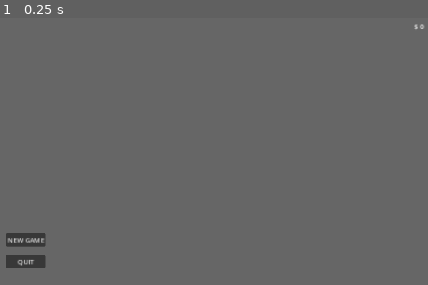
Above: before the commit, frame 1.
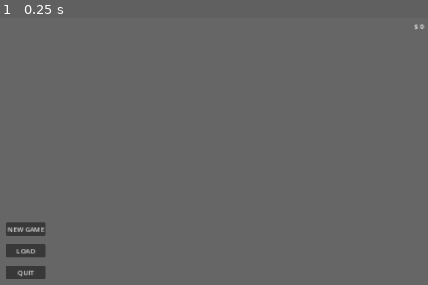
Above: after the commit, the same moment.

Repository: chaurunda/ClickerGodot
Game: Godot game, scene res://main.tscn
Same seed, same stepped clock (60 frames per second), same inputs: the game is played once before the commit and once after it.
Inputs:
- Up to frame 1 (0.25 s): no input

The runs differ from the first frame. In frame 1, 1.3% of the frame differs, in the area x 1-11%, y 76-98%.

Commit message:
chore: Update button labels and add new hero modal visibility

Diff:
--- /dev/null
+++ b/components/HeroModal/modal.gd
@@ -0,0 +1,14 @@
+extends Node2D
+
+@export var heroButtonPackedScene: PackedScene
+@onready var grid = $GridContainer
+
+# Called when the node enters the scene tree for the first time.
+func _ready():
+	var listOfHerosName = HeroManager.listOfHeroName
+	for hero in listOfHerosName:
+		var heroButton = heroButtonPackedScene.instantiate()
+		heroButton.heroCost = hero.cost
+		heroButton.text = hero.name
+		heroButton.heroID = hero.id
+		grid.add_child(heroButton)
--- /dev/null
+++ b/components/HeroModal/modal.tscn
@@ -0,0 +1,22 @@
+[gd_scene load_steps=5 format=3 uid="uid://bwh5nrneuow1c"]
+
+[ext_resource type="Script" path="res://components/HeroModal/modal.gd" id="1_bxhp4"]
+[ext_resource type="PackedScene" uid="uid://741wlsb1lem4" path="res://components/NewHeroButton/newHeroButton.tscn" id="2_q6wh3"]
+
+[sub_resource type="Gradient" id="Gradient_sax4q"]
+colors = PackedColorArray(0.2, 0.117647, 0.105882, 1, 0.2, 0.117647, 0.105882, 1)
+
+[sub_resource type="GradientTexture2D" id="GradientTexture2D_rq6l8"]
+gradient = SubResource("Gradient_sax4q")
+
+[node name="Modal" type="Node2D"]
+script = ExtResource("1_bxhp4")
+heroButtonPackedScene = ExtResource("2_q6wh3")
+
+[node name="Sprite2D" type="Sprite2D" parent="."]
+texture = SubResource("GradientTexture2D_rq6l8")
+
+[node name="GridContainer" type="GridContainer" parent="."]
+offset_right = 40.0
+offset_bottom = 40.0
+columns = 5
--- a/components/Menu/menu.tscn
+++ b/components/Menu/menu.tscn
@@ -41,7 +41,6 @@
 "
 
 [node name="LoadButton" type="Button" parent="GridContainer"]
-visible = false
 layout_mode = 2
 text = "LOAD"
 
--- /dev/null
+++ b/components/NewHeroButton/newHeroButton.gd
@@ -0,0 +1,14 @@
+extends Button
+
+var heroCost: int
+var heroID: Hero.HEROID
+# Called when the node enters the scene tree for the first time.
+func _ready():
+	pass # Replace with function body.
+
+func _on_pressed():
+	if MoneyHandler.getCurrentMoney() >= heroCost:
+		MoneyHandler.decreaseMoney(heroCost)
+		if Heroes.listOfHeroes.size() > GameState.obtainedHeroes.size():
+			var newHero = Hero.new(heroID, 1, Stats.new(20,10,0))
+			newHero.create()
--- /dev/null
+++ b/components/NewHeroButton/newHeroButton.tscn
@@ -0,0 +1,8 @@
+[gd_scene load_steps=2 format=3 uid="uid://741wlsb1lem4"]
+
+[ext_resource type="Script" path="res://components/NewHeroButton/newHeroButton.gd" id="1_mb1gh"]
+
+[node name="NewHero" type="Button"]
+script = ExtResource("1_mb1gh")
+
+[connection signal="pressed" from="." to="." method="_on_pressed"]
--- a/components/Tavern/tavern.gd
+++ b/components/Tavern/tavern.gd
@@ -1,8 +1,9 @@
 extends Area2D
 
 @onready var UINode = $UI
-@onready var upgradeButton = $UI/UpgradeButton
+@onready var upgradeButton = $UI/GridContainer/UpgradeButton
 @onready var getNewHeroButton = $UI/GetNewHeroButton
+@onready var modal = $Modal
 @export var heroBaseCost := 200
 @export var growth := 1.07
 
@@ -11,7 +12,6 @@
 
 func _ready():
 	setUpgradeButtonLabel()
-	setNewHeroButtonLabel()
 
 func _process(_delta):
 	pass
@@ -25,22 +25,12 @@
 		tavernUpgradeCost += tavernUpgradeCost
 		setUpgradeButtonLabel()
 
-func _on_get_new_hero_button_pressed():
-	if MoneyHandler.getCurrentMoney() >= getCostPerLevel():
-		MoneyHandler.decreaseMoney(getCostPerLevel())
-		if Heroes.listOfHeroes.size() > GameState.obtainedHeroes.size():
-			var newHero = Heroes.listOfHeroes[GameState.obtainedHeroes.size() - 1]
-			newHero.create()
-			setNewHeroButtonLabel()
 
 func _on_close_button_pressed():
 	UINode.visible = false
 
 func setUpgradeButtonLabel():
 	upgradeButton.text = "Level %d Upgrade $ %d" % [tavernBuilding.buildingLevel, tavernUpgradeCost]
-
-func setNewHeroButtonLabel():
-	getNewHeroButton.text = "Get New Hero $ %d" % [getCostPerLevel()]
 
 func getCostPerLevel():
 	return heroBaseCost * (growth ** GameState.obtainedHeroes.size())
@@ -52,3 +42,6 @@
 		"parent" : get_parent().get_path(),
 	}
 	return saveData
+
+func _on_get_new_hero_pressed():
+	modal.visible = true
--- a/components/Tavern/tavern.tscn
+++ b/components/Tavern/tavern.tscn
@@ -1,6 +1,7 @@
-[gd_scene load_steps=5 format=3 uid="uid://c2k34445t2qkx"]
+[gd_scene load_steps=6 format=3 uid="uid://c2k34445t2qkx"]
 
 [ext_resource type="Script" path="res://components/Tavern/tavern.gd" id="1_8hpd2"]
+[ext_resource type="PackedScene" uid="uid://bwh5nrneuow1c" path="res://components/HeroModal/modal.tscn" id="2_grum0"]
 
 [sub_resource type="RectangleShape2D" id="RectangleShape2D_bc4gl"]
 size = Vector2(208, 178)
@@ -26,43 +27,36 @@
 text = "Manage"
 
 [node name="UI" type="Node2D" parent="."]
-visible = false
+position = Vector2(24, -10)
 
 [node name="Sprite2D" type="Sprite2D" parent="UI"]
 position = Vector2(-0.499999, 1)
 scale = Vector2(3.48438, 2.5625)
 texture = SubResource("GradientTexture2D_nk3dj")
 
-[node name="Label" type="Label" parent="UI"]
-offset_left = -26.0
-offset_top = -78.0
-offset_right = 28.0
-offset_bottom = -55.0
+[node name="GridContainer" type="GridContainer" parent="UI"]
+offset_left = -84.0
+offset_top = -47.0
+offset_right = 84.0
+offset_bottom = 73.0
+
+[node name="Label" type="Label" parent="UI/GridContainer"]
+layout_mode = 2
 text = "Tavern
 "
 
-[node name="UpgradeButton" type="Button" parent="UI"]
-offset_left = -83.0
-offset_top = -51.0
-offset_right = 85.0
-offset_bottom = -20.0
+[node name="UpgradeButton" type="Button" parent="UI/GridContainer"]
+layout_mode = 2
 text = "Level 1 Upgrade $ 50"
 
-[node name="GetHeroLabel" type="Label" parent="UI"]
-offset_left = -20.0
-offset_top = -12.0
-offset_right = 20.0
-offset_bottom = 11.0
+[node name="GetHeroLabel" type="Label" parent="UI/GridContainer"]
+layout_mode = 2
 text = "Hero
 "
 
-[node name="GetNewHeroButton" type="Button" parent="UI"]
-offset_left = -80.0
-offset_top = 28.0
-offset_right = 79.0
-offset_bottom = 59.0
-text = "Get new Hero $ 200
-"
+[node name="GetNewHero" type="Button" parent="UI/GridContainer"]
+layout_mode = 2
+text = "Get new Hero"
 
 [node name="CloseButton" type="Button" parent="UI"]
 offset_left = 90.0
@@ -71,7 +65,9 @@
 offset_bottom = -46.0
 text = "x"
 
+[node name="Modal" parent="." instance=ExtResource("2_grum0")]
+
 [connection signal="pressed" from="ManageButton" to="." method="_on_manage_button_pressed"]
-[connection signal="pressed" from="UI/UpgradeButton" to="." method="_on_upgrade_button_pressed"]
-[connection signal="pressed" from="UI/GetNewHeroButton" to="." method="_on_get_new_hero_button_pressed"]
+[connection signal="pressed" from="UI/GridContainer/UpgradeButton" to="." method="_on_upgrade_button_pressed"]
+[connection signal="pressed" from="UI/GridContainer/GetNewHero" to="." method="_on_get_new_hero_pressed"]
 [connection signal="pressed" from="UI/CloseButton" to="." method="_on_close_button_pressed"]
--- a/scripts/Hero.gd
+++ b/scripts/Hero.gd
@@ -23,6 +23,17 @@
 	2: "Roderic Bloodclaw",
 	3: "Sylx Shadowcloak",
 	4: "Alaric Gloomgazer",
+	5: "Valara Windwhisper",
+	6: "Lyrianelm",
+	7: "Aeris Windwhisper",
+	8: "Teyrion Leafwhisper",
+	9: "Narielis",
+	10: "Finnian Stormborn",
+	11: "Vaelen Frostbane",
+	12: "Aldric Stormrage",
+	13: "Draekos",
+	14: "Zephyrath Drakemoon",
+	15: "Grulmok",
 }
 
 enum HEROID {
@@ -30,6 +41,17 @@
 	RODERIC_BLOODCLAW = 2,
 	SYLX_SHADOWCLOAK = 3,
 	ALARIC_GLOOMGAZER = 4,
+	VALARA_WINDWHISPER = 5,
+	LYRIANELM = 6,
+	AERIS_WINDWHISPER = 7,
+	TEYRION_LEAFWHISPER = 8,
+	NARIELIS = 9,
+	FINNIAN_STORMBORN = 10,
+	VAELEN_FROSTBANE = 11,
+	ALDRIC_STORMRAGE = 12,
+	DRAEKOS = 13,
+	ZEPHYRATH_DRAKEMOON = 14,
+	GRULMOK = 15,
 }
 
 func _init(id: HEROID, newLevel: int, newStats: Stats):
--- a/scripts/autoloads/HeroManager.gd
+++ b/scripts/autoloads/HeroManager.gd
@@ -1,6 +1,84 @@
 extends Node
 
 var currentSelectedHero: Hero = null
+
+const listOfHeroName = [
+	{
+		"name": "Seraphine Wildheart",
+		"cost": 200,
+		"id": Hero.HEROID.SERAPHINE_WILDHEART,
+	},
+	{
+		"name": "Roderic Bloodclaw",
+		"cost": 200,
+		"id": Hero.HEROID.RODERIC_BLOODCLAW,
+	},
+	{
+		"name": "Sylx Shadowcloak",
+		"cost": 200,
+		"id": Hero.HEROID.SYLX_SHADOWCLOAK,
+	},
+	{
+		"name":"Alaric Gloomgazer",
+		"cost": 200,
+		"id": Hero.HEROID.ALARIC_GLOOMGAZER,
+	},
+	{
+		"name":"Valara Windwhisper",
+		"cost": 200,
+		"id": Hero.HEROID.VALARA_WINDWHISPER,
+	},
+	{
+		"name":"Lyrianelm",
+		"cost": 200,
+		"id": Hero.HEROID.LYRIANELM,
+	},
+	{
+		"name":"Aeris Windwhisper",
+		"cost": 200,
+		"id": Hero.HEROID.AERIS_WINDWHISPER,
+	},
+	{
+		"name":"Teyrion Leafwhisper",
+		"cost": 200,
+		"id": Hero.HEROID.TEYRION_LEAFWHISPER,
+	},
+	{
+		"name":"Narielis",
+		"cost": 600,
+		"id": Hero.HEROID.NARIELIS,
+	},
+	{
+		"name":"Finnian Stormborn",
+		"cost": 600,
+		"id": Hero.HEROID.FINNIAN_STORMBORN,
+	},
+	{
+		"name":"Vaelen Frostbane",
+		"cost": 600,
+		"id": Hero.HEROID.VAELEN_FROSTBANE,
+	},
+	{
+		"name":"Aldric Stormrage",
+		"cost": 600,
+		"id": Hero.HEROID.ALDRIC_STORMRAGE,
+	},
+	{
+		"name":"Draekos",
+		"cost": 1500,
+		"id": Hero.HEROID.DRAEKOS,
+	},
+	{
+		"name":"Zephyrath Drakemoon",
+		"cost": 1500,
+		"id": Hero.HEROID.ZEPHYRATH_DRAKEMOON,
+	},
+	{
+		"name":"Grulmok",
+		"cost": 10000,
+		"id": Hero.HEROID.GRULMOK,
+	},
+]
 
 func setObtainedHeroes(newHero: Hero):
 	GameState.obtainedHeroes.push_back(newHero)
